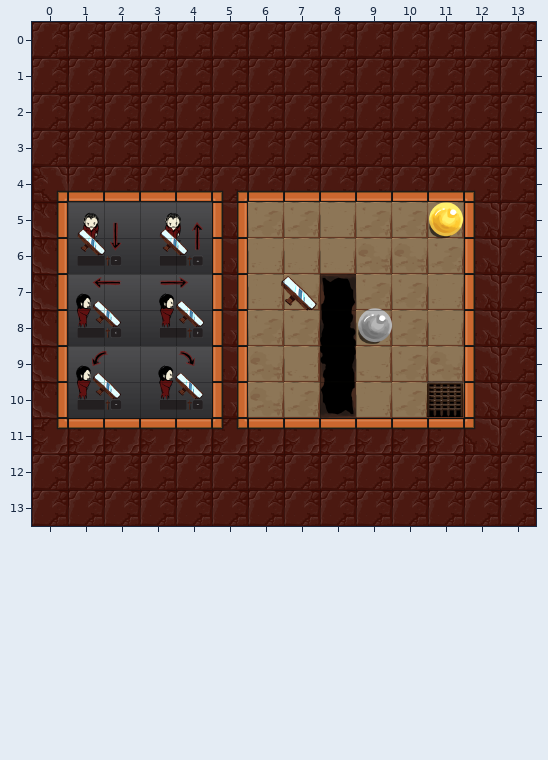
Two versions of a level (Tiled map, assets/levels/tutorial5.tmx). The first picture shows the starting point.
Cells are 128x128 px. Shown: x 0..13, y 0..13.
The same view after the edit:
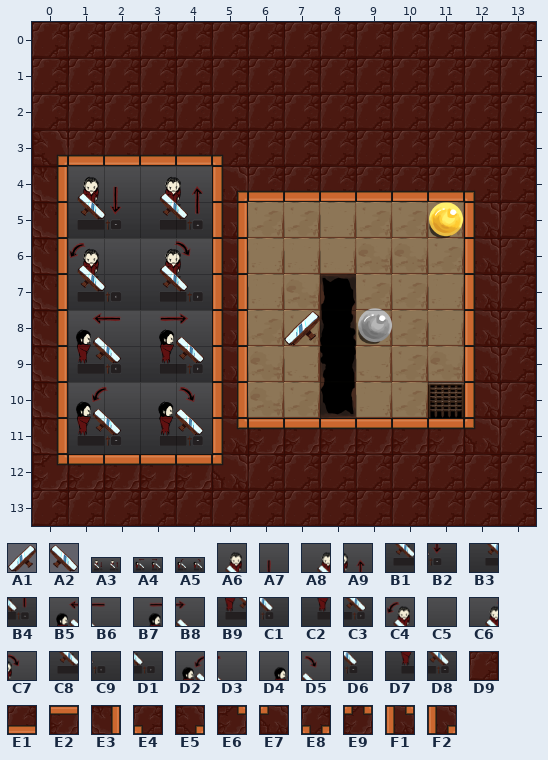
Key: from "mirrors": A1 0, A2 0 flipped left-right; from "tutorialImages": A3 1, A4 2, A5 4, A6 8, A7 9, A8 10, A9 11, B1 12, B2 13, B3 14, B4 15, B5 16, B6 17, B7 18, B8 19, B9 20, C1 21, C2 22, C3 23, C4 24, C5 25, C6 26, C7 27, C8 28, C9 29, D1 31, D2 32, D3 33, D4 34, D5 35, D6 37, D7 38, D8 39; from "walls": D9 0, E1 5, E2 7, E3 8, E4 9, E5 10, E6 11, E7 12, E8 19, E9 20, F1 29, F2 33.
__ is an empty cell.
Objects are placed by their top-left corner, in cells (3,4 is the top-left corner of cell 3,4); size is 1x1 cell unless given.
See-through tiles are keyed as they look on the map.
Changes in this commit:
Layer "Walls":
The edit turns tile D9 into tile E1 in row 3 at x 1 to 4.
The edit turns tile D9 into tile E2 in row 12 at x 1 to 4.
The edit turns tile E5 into tile E3 in row 4 at x 0.
The edit turns tile E6 into tile E3 in row 11 at x 0.
The edit turns tile D9 into tile E4 in row 3 at x 5.
The edit turns tile D9 into tile E5 in row 3 at x 0.
The edit turns tile D9 into tile E6 in row 12 at x 0.
The edit turns tile D9 into tile E7 in row 12 at x 5.
The edit turns tile E9 into tile F1 in row 11 at x 5.
The edit turns tile E8 into tile F2 in row 4 at x 5.
Tile E1 is gone in row 4 at x 1 to 4.
Tile E2 is gone in row 11 at x 1 to 4.
Layer "Tutorial Images":
There is now tile A6 in row 4 at x 1.
There is now tile A7 in row 4 at x 2.
There is now tile A8 in row 4 at x 3.
There is now tile A9 in row 4 at x 4.
There is now tile B1 in row 5 at x 1.
There is now tile B2 in row 5 at x 2.
There is now tile B3 in row 5 at x 3; in row 7 at x 3.
There is now tile B4 in row 5 at x 4.
The edit turns tile A4 into tile B5 in row 8 at x 1.
There is now tile B6 in row 8 at x 2.
There is now tile B7 in row 8 at x 3.
There is now tile B8 in row 8 at x 4.
There is now tile B9 in row 9 at x 1; in row 11 at x 1.
There is now tile C1 in row 9 at x 2.
There is now tile C2 in row 9 at x 3.
There is now tile C3 in row 9 at x 4.
The edit turns tile A3 into tile C4 in row 6 at x 1.
There is now tile C5 in row 6 at x 2.
There is now tile C6 in row 6 at x 3.
There is now tile C7 in row 6 at x 4.
There is now tile C8 in row 7 at x 1.
There is now tile C9 in row 7 at x 2.
There is now tile D1 in row 7 at x 4.
The edit turns tile A5 into tile D2 in row 10 at x 1.
There is now tile D3 in row 10 at x 2.
There is now tile D4 in row 10 at x 3.
There is now tile D5 in row 10 at x 4.
There is now tile D6 in row 11 at x 2.
There is now tile D7 in row 11 at x 3.
There is now tile D8 in row 11 at x 4.
Layer "Objects":
Object A2 at 6.9,7 is removed.
Layer "Mirrors":
A new object: A1 "mirror" at 7,8.
Pixel boxes of the changes (left, top, right, bottom) in both pictures:
changed: (32, 131, 248, 490)
changed: (281, 276, 320, 346)
